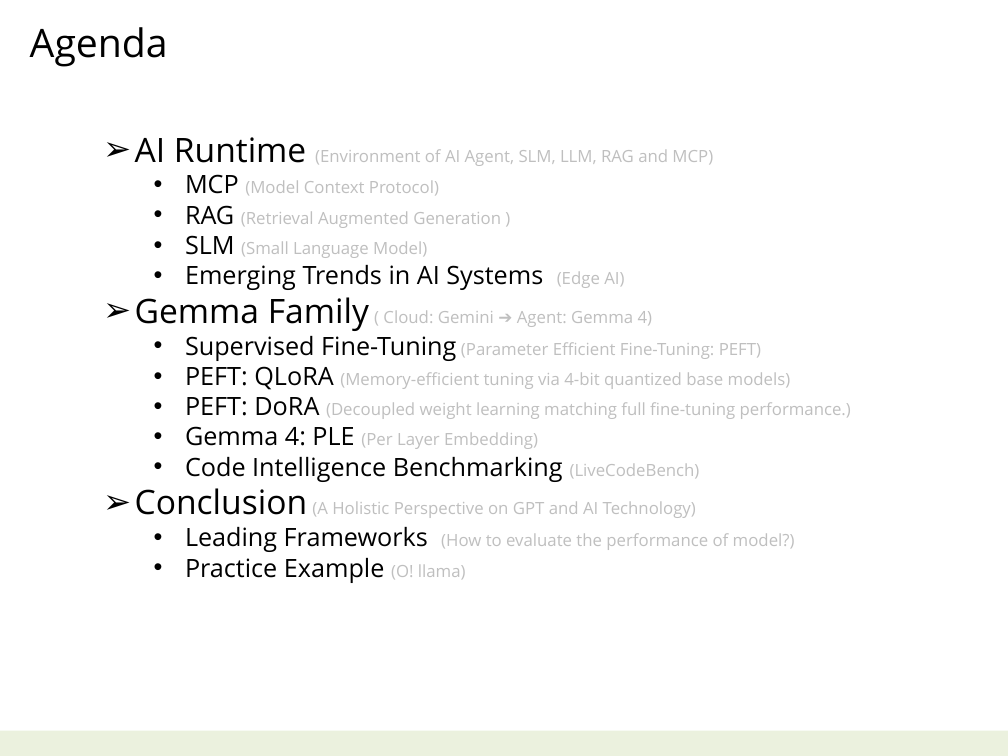
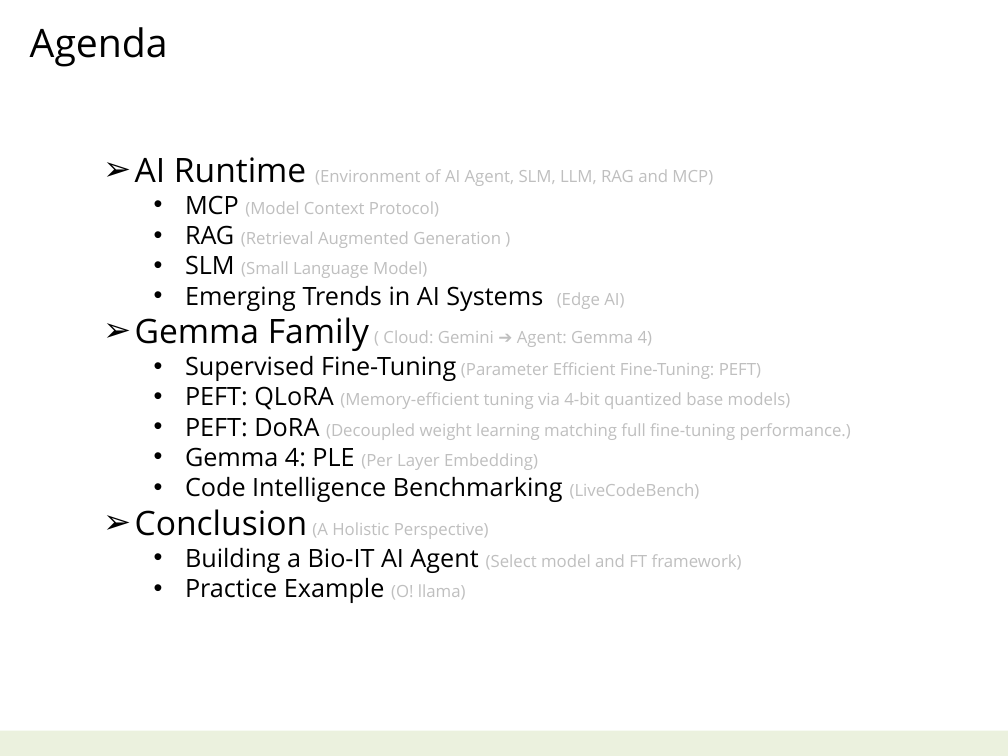
Before and after one commit to navibator/crazy-ai, a slide deck: slide 2 of ai-gemma.pptx. Drawn at 1008x756 pixels with LibreOffice and Linux fonts; fonts in the diff are those of the drawing. Boxes give left, top, right and bottom in pixels: in the first picture for what was removed or moved away, otherwise in the second. Text is boxed around its words. In the diff, an @@ line names an element or a change of style, - is before the commit and + after.

Commit message:
bio-it-agent

```diff
--- a/ai-gemma.pptx
+++ b/ai-gemma.pptx
@@ text "AI Runtime (Environment of AI ...": place and size @@
-text "AI Runtime (Environment of AI ..." at [135,137,851,583]
+text "AI Runtime (Environment of AI ..." at [135,157,851,603]
@@ text at [135,509,742,573]: text changed @@
-➢ Conclusion (A Holistic Perspective on GPT and AI Technology)
-  • Leading Frameworks (How to evaluate the performance of model?)
+➢ Conclusion (A Holistic Perspective)
+  • Building a Bio-IT AI Agent (Select model and FT framework)
```
Also in this commit, not shown: 4 other slides changed, 3 other files.
